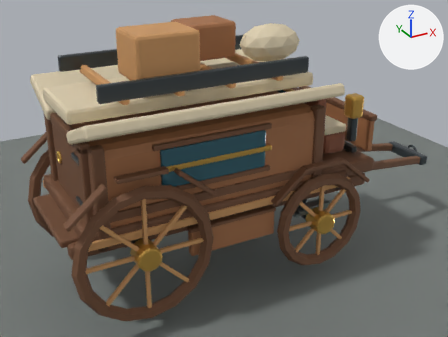
A saved change to the Blender file assets/blender/crownless_asset_library.blend.
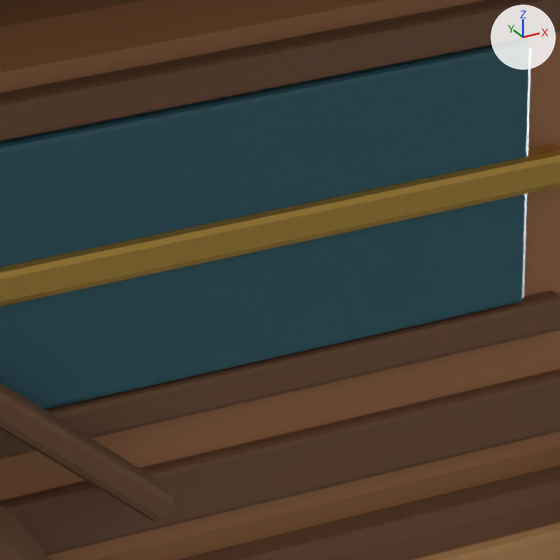
The first picture shows the older version from a 50 mm lens placed at (-3.21, -6.26, 4.25), pointed at (0.26, 0.05, 1.1). The close-ups show the older and then the newer version on the part from 43% to 60% of the width and 37% to 60% of the height of that picture. Only the edits that show in the close-ups are written down. The lights are fixed; the arrows at upper right show +X, +Y and +Z.

Names of what the first close-up shows: 'GEO_Cabin', 'GEO_Deck', 'GEO_DeckRubRail', 'GEO_Fender_-1_-1_+40', 'GEO_WaistRail', 'GEO_Wheel_-1_-1_Rim', 'GEO_WindowFrame_L', 'GEO_WindowHeader_L', 'GEO_WindowSill_L', 'GEO_Window_L'.
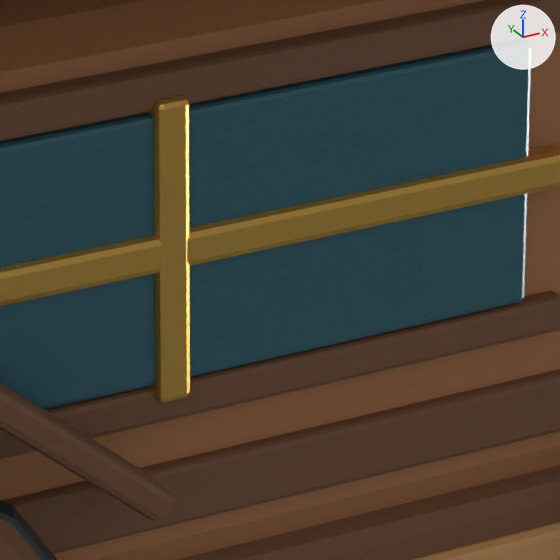
Changed parts and their boxes [x1, y1, x2, y2] in the close-ups (560 x 560 px):
'GEO_WindowMullion_L', added (orange): after [147, 95, 190, 402]
'GEO_Wheel_-1_-1_Tyre', added: after [0, 500, 57, 560]

The change, as a list of edits to the scene's bpy script:
```text
Add me_geo_windowmullion_l:
    me_geo_windowmullion_l.from_pydata(...)  # a box spanning x -0.028..0.028, y -0.022..0.022, z -0.24..0.24
    me_geo_windowmullion_l.materials.append(mat_mat_brass)  # orange #d4a852
Add me_geo_wheel__1__1_tyre:
    me_geo_wheel__1__1_tyre.from_pydata(...)  # a torus around z (ring radius 0.78, tube radius 0.02) spanning x -0.81..0.81, y -0.81..0.81, z -0.02..0.02
    me_geo_wheel__1__1_tyre.materials.append(mat_mat_iron)  # dark grey #4d5559
Add ob_geo_windowmullion_l:
    ob_geo_windowmullion_l = bpy.data.objects.new('GEO_WindowMullion_L', me_geo_windowmullion_l)
    ob_geo_windowmullion_l.location = (-0.35, -0.865, 1.69)
    _m = ob_geo_windowmullion_l.modifiers.new('CC_Bevel', 'BEVEL')
    _m.width = 0.01
    _m.width_pct = 0.01
    _m.segments = 2
Add ob_geo_wheel__1__1_tyre:
    ob_geo_wheel__1__1_tyre = bpy.data.objects.new('GEO_Wheel_-1_-1_Tyre', me_geo_wheel__1__1_tyre)
    ob_geo_wheel__1__1_tyre.location = (-1.22, -0.94, 0.8)
    ob_geo_wheel__1__1_tyre.rotation_euler = (1.571, 0.0, 0.0)  # degrees (90, 0, 0)
```
